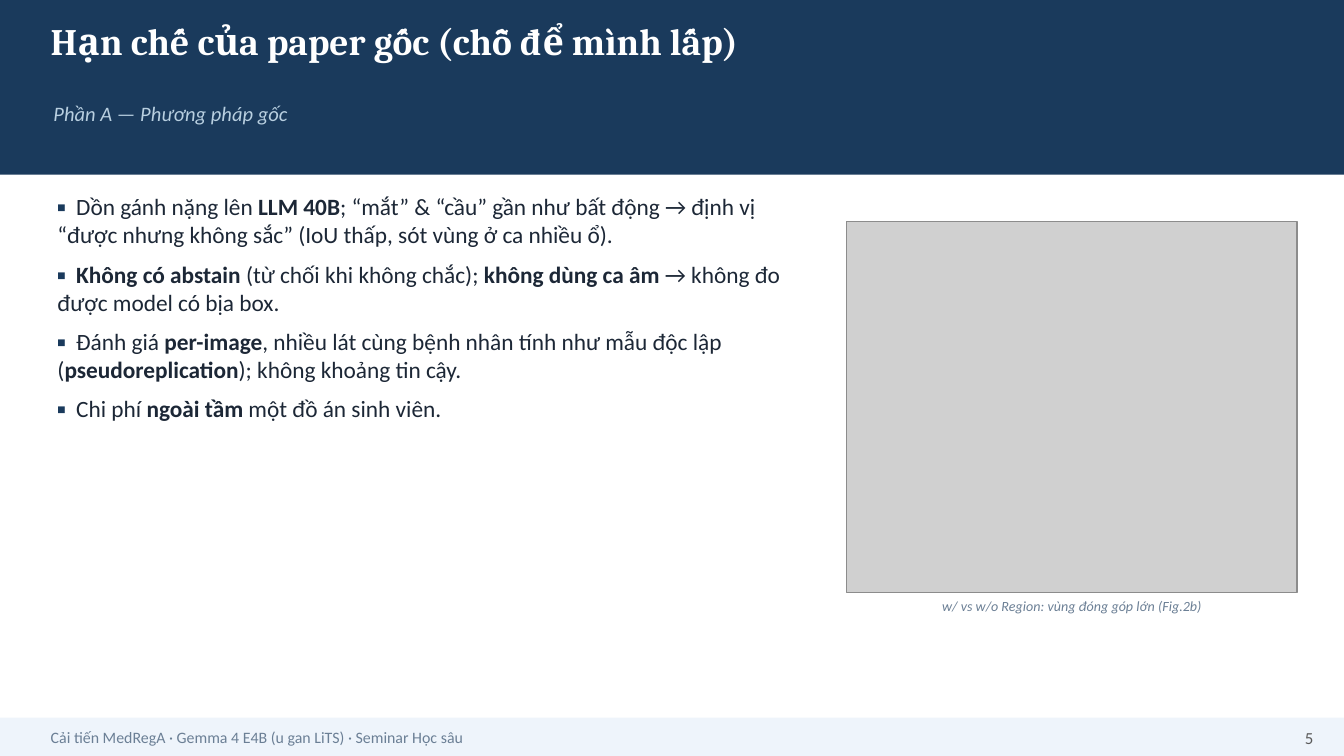
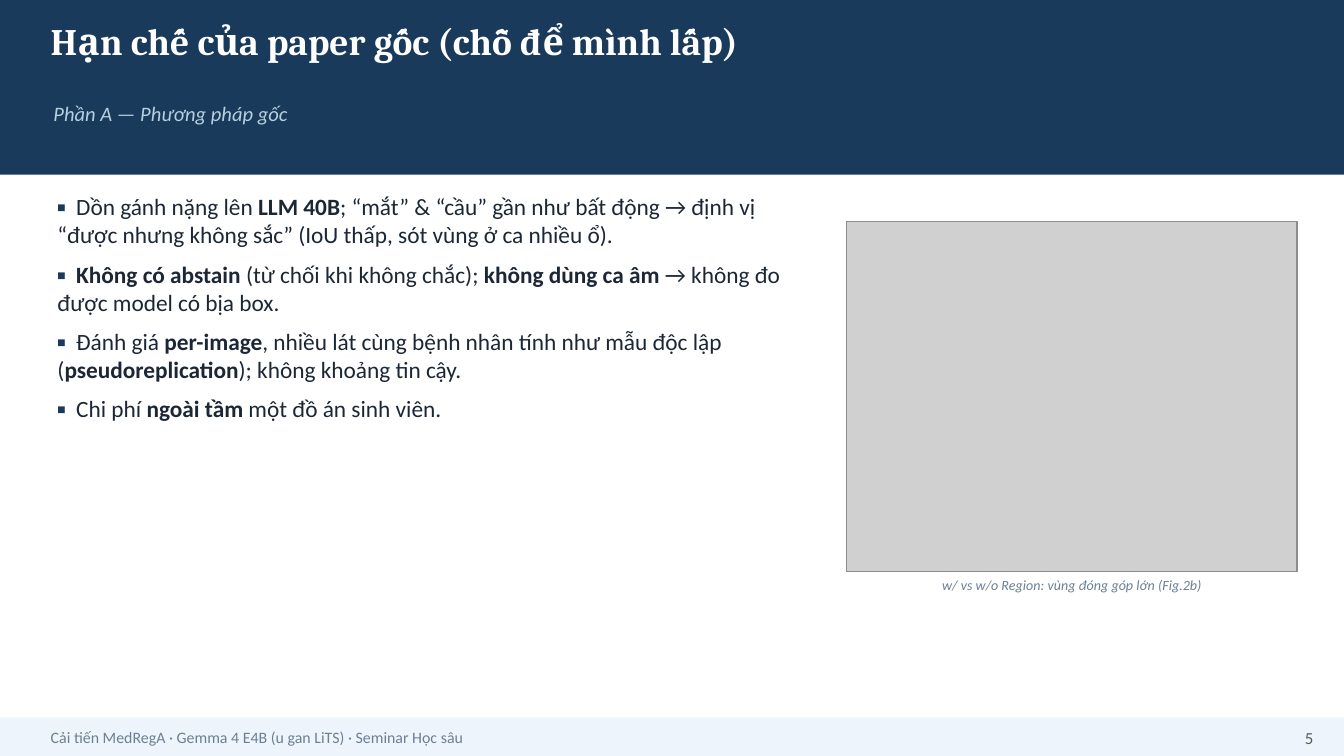
Before and after one commit to HatDuaa/medrega-liver-seminar, a slide deck: slide 5 of seminar/cai_tien/slides_cai_tien_2026-07-05.pptx. Drawn at 1344x756 pixels with LibreOffice and Linux fonts; fonts in the diff are those of the drawing; grey boxes stand for pictures. Boxes give left, top, right and bottom in pixels: in the first picture for what was removed or moved away, otherwise in the second. Text is boxed around its words. In the diff, an @@ line names an element or a change of style, - is before the commit and + after.

```diff
--- a/seminar/cai_tien/slides_cai_tien_2026-07-05.pptx
+++ b/seminar/cai_tien/slides_cai_tien_2026-07-05.pptx
@@ picture: place and size @@
-picture at box(847, 222, 1297, 593)
+picture at box(847, 222, 1297, 571)
@@ text "w/ vs w/o Region: vùng ...": place and size @@
-text "w/ vs w/o Region: vùng ..." at box(942, 601, 1201, 614)
+text "w/ vs w/o Region: vùng ..." at box(942, 580, 1201, 593)
```
Also in this commit, not shown: 4 other slides changed, 4 other files.
